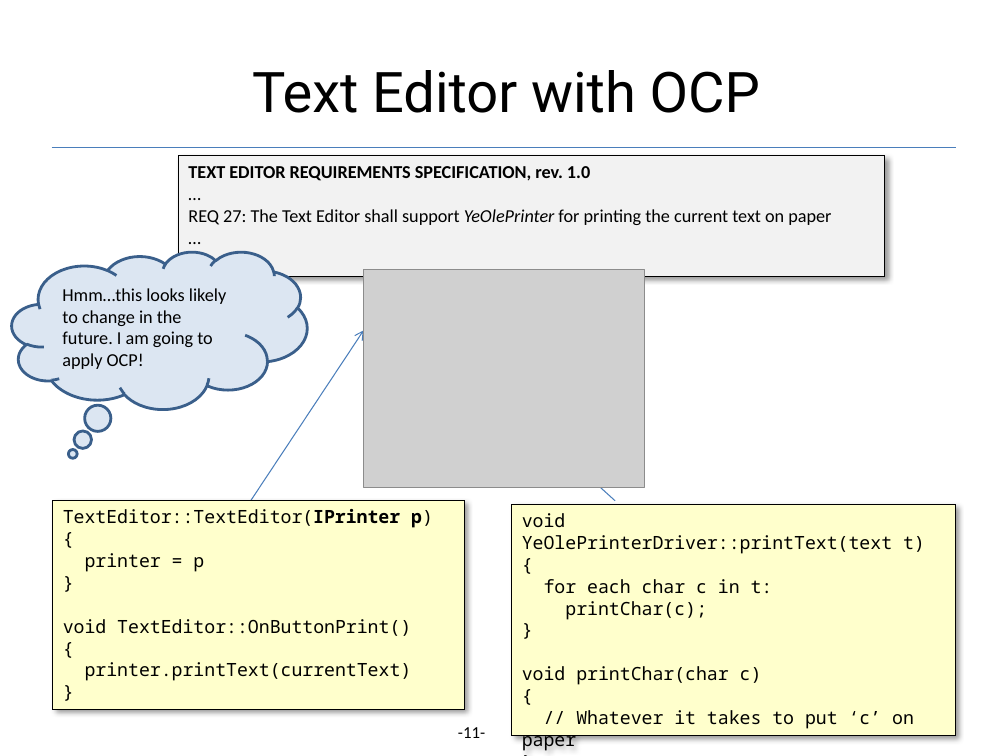
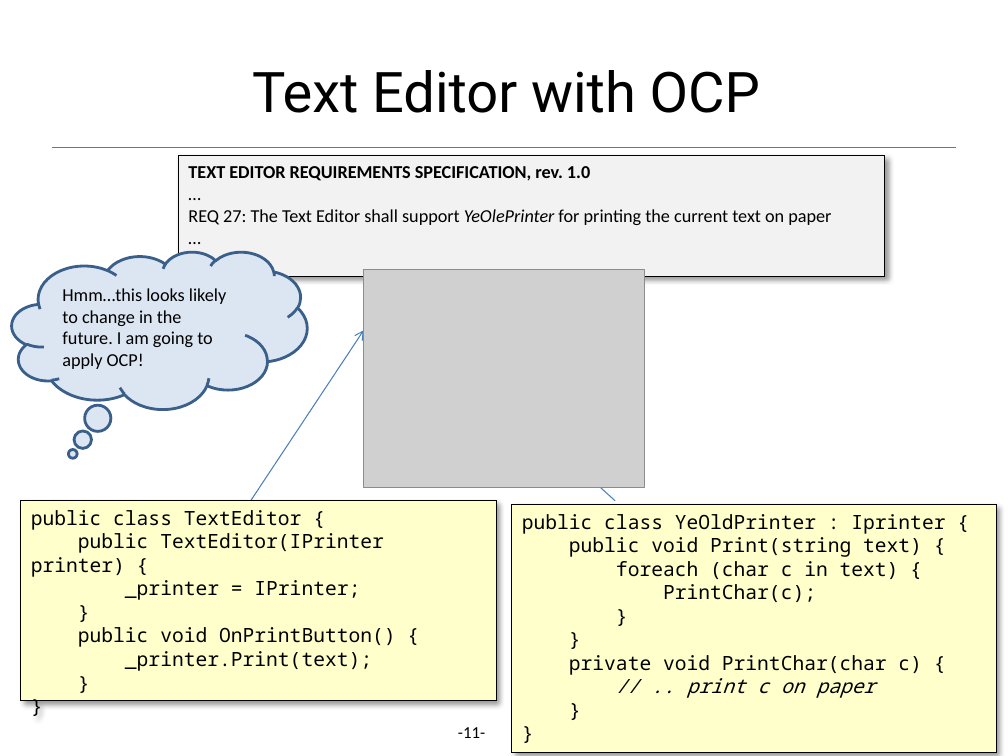
Before and after one commit to codesmurf/st3its3_teaching, a slide deck: slide 11 of 02 Strategy/OCP.pptx. Drawn at 1008x756 pixels with LibreOffice and Linux fonts; fonts in the diff are those of the drawing; grey boxes stand for pictures; background and template pictures are left out. Boxes give left, top, right and bottom in pixels: in the first picture for what was removed or moved away, otherwise in the second. Text is boxed around its words. In the diff, an @@ line names an element or a change of style, - is before the commit and + after.

```diff
--- a/02 Strategy/OCP.pptx
+++ b/02 Strategy/OCP.pptx
@@ rectangle "public class TextEditor { public ...": place and size @@
-rectangle "public class TextEditor { public ..." at <box>52,501,464,710</box>
+rectangle "public class TextEditor { public ..." at <box>21,501,496,702</box>
@@ rectangle "public class YeOldPrinter : Iprinter ...": place and size @@
-rectangle "public class YeOldPrinter : Iprinter ..." at <box>512,504,956,735</box>
+rectangle "public class YeOldPrinter : Iprinter ..." at <box>512,504,996,752</box>
@@ text in rectangle at <box>31,510,396,671</box>: text changed; size 13 to 14 pt @@
-TextEditor::TextEditor(IPrinter p)
-{
-printer = p
-}
-void TextEditor::OnButtonPrint()
-{
-printer.printText(currentText)
-}
+public class TextEditor {
+public TextEditor(IPrinter printer) {
+_printer = IPrinter;
+}
+public void OnPrintButton() {
+_printer.Print(text);
+}
+}
@@ text in rectangle at <box>522,514,945,698</box>: text changed; size 13 to 14 pt @@
-void YeOlePrinterDriver::printText(text t)
-{
-for each char c in t:
-printChar(c);
-}
-void printChar(char c)
-{
-// Whatever it takes to put ‘c’ on paper
-}
+public class YeOldPrinter : Iprinter {
+public void Print(string text) {
+foreach (char c in text) {
+PrintChar(c);
+}
+}
+private void PrintChar(char c) {
+// .. print c on paper
+}
+}
```
Also in this commit, not shown: 3 other slides changed, 3 other files.
